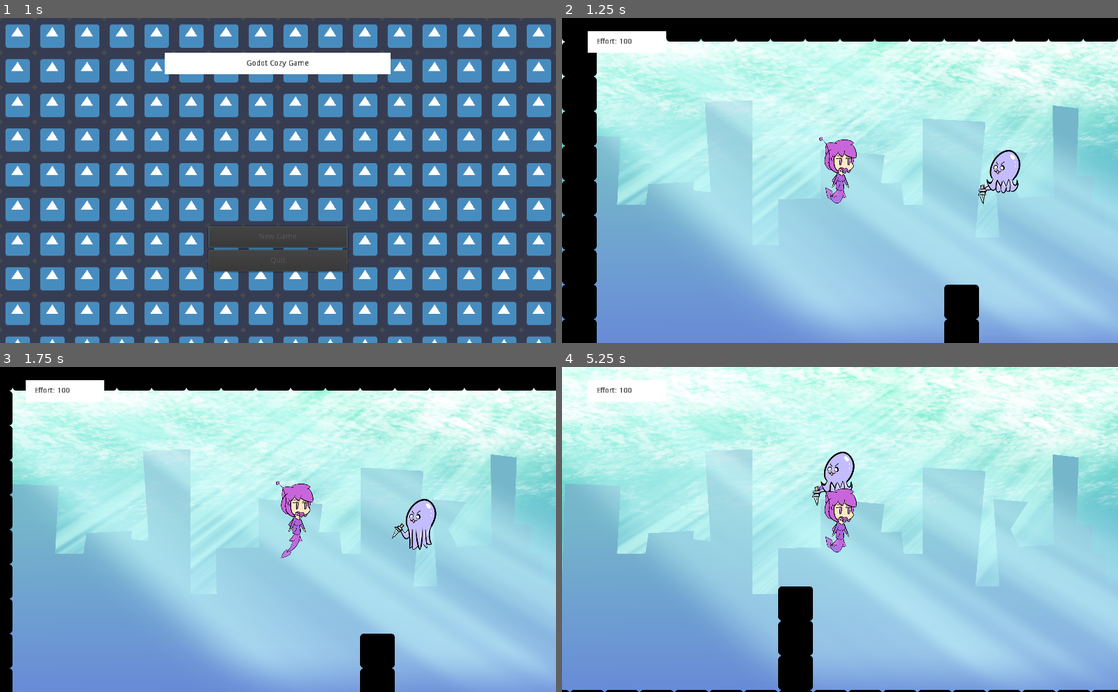
Above: before the commit, frames 1-4 (two rows, left to right).
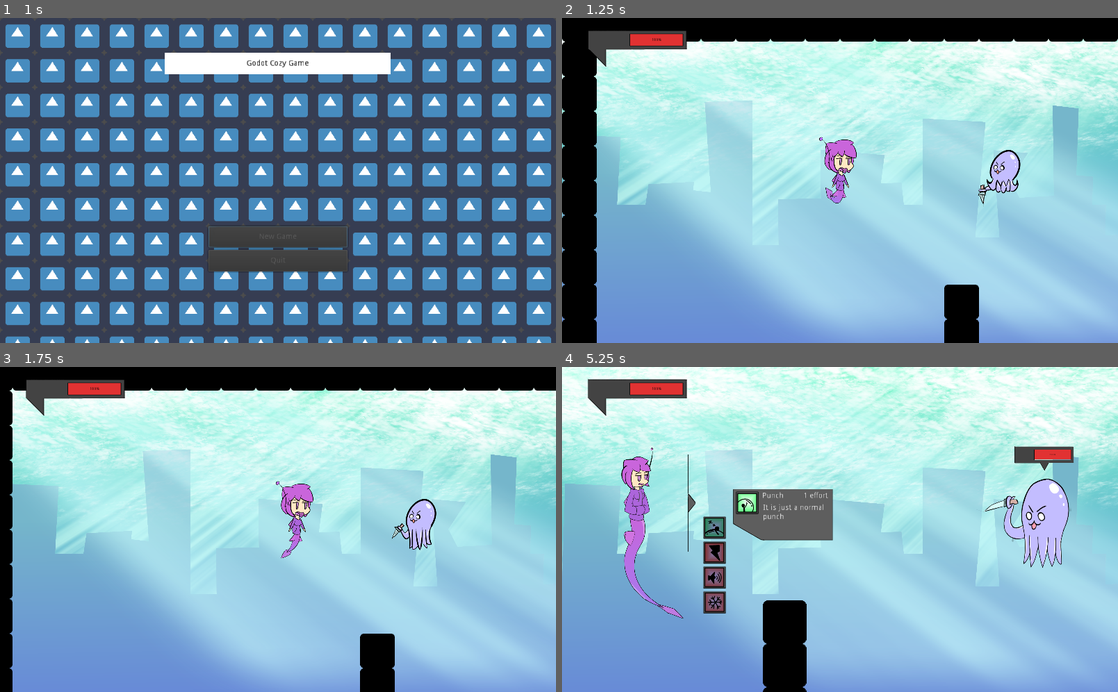
Above: after the commit, the same moments.

Repository: aak270/godot-cozy-game
Game: Godot game, scene res://src/scenes/StartScreen.tscn
Same seed, same stepped clock (60 frames per second), same inputs: the game is played once before the commit and once after it. The engine's default icon, where the game draws it, is replaced by a stand-in: a white triangle on a blue panel in a dark square.
Inputs (mouse positions are in pixels of both pictures, inside the frame that each line leads up to):
- Up to frame 1 (1 s): click "New Game" at 0.5 s
- Up to frame 2 (1.25 s): no input
- Up to frame 3 (1.75 s): tap Enter (ui_accept) at 1.25, 1.52 s; move the mouse to (400, 513) at 1.27 s; hold Right (ui_right) from 1.28 s (still down)
- Up to frame 4 (5.25 s): move the mouse to (728, 545) at 2.02 s; release Right (ui_right) at 2.03 s; hold Down (ui_down) 2.03-2.78 s; tap Enter (ui_accept) at 2.27, 3.77, 4.52 s; move the mouse to (895, 458) at 2.77 s; hold Right (ui_right) 2.78-3.53 s; move the mouse to (812, 594) at 3.52 s; hold Up (ui_up) 3.53-4.28 s; move the mouse to (1006, 578) at 4.27 s; hold Left (ui_left) from 4.28 s (still down); move the mouse to (673, 480) at 5.02 s

Frame 1 is identical in both runs. In frame 2, 1.2% of the frame differs, in the area x 4-23%, y 3-15%; in frame 3, 1.2%; in frame 4, 12%, in the area x 0-100%, y 3-100%.
Error before the commit: Invalid call. Nonexistent function 'instance' in base 'Nil'. (res://src/dialogues/DialoguePlayer.gd:35)

Commit message:
testing

Diff:
--- a/src/GameController.gd
+++ b/src/GameController.gd
@@ -7,6 +7,7 @@
 }
 
 signal effort_changed(value)
+signal enemy_hp_changed(value)
 
 export var combatPositionPlayer: NodePath
 export var combatPositionEnemy: NodePath
@@ -95,3 +96,6 @@
 
 func update_effort(value: int) -> void:
 	emit_signal("effort_changed", value)
+
+func update_enemy_hp(value: int) -> void:
+	emit_signal("enemy_hp_changed", value)
--- a/src/characters/Enemy.gd
+++ b/src/characters/Enemy.gd
@@ -3,11 +3,13 @@
 
 export(Array, String, FILE, "*.wav") var voices_path
 
-export var health: = 5
+export var max_health: = 5
 export var damage: = 10
 export var vn: PackedScene
 
 var voices: = []
+
+var _health: = 1
 
 onready var _overworld: = $Overworld
 onready var _batlle: = $Battle
@@ -15,6 +17,7 @@
 onready var _tween: = $Tween
 
 func _ready() -> void:
+	_health = max_health
 	_batlle.visible = false
 	_anim.play("Ov_Idle")
 
@@ -69,7 +72,8 @@
 		return null
 
 func reduce_health(value: int) -> void:
-	health -= value
+	_health -= value
+	_game_controller.update_enemy_hp(_health * 100 / max_health)
 
 func is_dead() -> bool:
-	return health <= 0
+	return _health <= 0
--- a/src/dialogues/DialoguePlayer.gd
+++ b/src/dialogues/DialoguePlayer.gd
@@ -31,7 +31,7 @@
 	_portrait.hide()
 
 func play(dialogue_list) -> void:
-	if _game_controller.enemy != null:
+	if _game_controller.enemy.vn != null:
 		_enemy_vn = _game_controller.enemy.vn.instance()
 		_portrait.add_child(_enemy_vn)
 		_enemy_vn.hide()
@@ -40,11 +40,6 @@
 	_finished = false
 
 	_portrait.show()
-	if _dialogues[0]["name"] == "Player":
-		_player_vn.show()
-	elif _enemy_vn != null:
-		_enemy_vn.show()
-
 	_panel.show()
 	show_dialogue()
 
--- a/src/scenes/Game.tscn
+++ b/src/scenes/Game.tscn
@@ -18,6 +18,7 @@
 [ext_resource path="res://src/ui/Text_Bubble.png" type="Texture" id=16]
 [ext_resource path="res://src/ui/Text_Bubble_Name.png" type="Texture" id=17]
 [ext_resource path="res://src/characters/Enemy_7/Enemy_7VN.tscn" type="PackedScene" id=18]
+[ext_resource path="res://src/ui/Battle_Gauges.png" type="Texture" id=19]
 
 [sub_resource type="Shader" id=14]
 code = "/*
@@ -388,6 +389,16 @@
 
 [sub_resource type="StyleBoxFlat" id=25]
 bg_color = Color( 1, 0.305882, 0.305882, 1 )
+
+[sub_resource type="StyleBoxFlat" id=42]
+bg_color = Color( 0.882353, 0.196078, 0.196078, 1 )
+
+[sub_resource type="StyleBoxFlat" id=43]
+
+[sub_resource type="StyleBoxFlat" id=44]
+bg_color = Color( 0.882353, 0.196078, 0.196078, 1 )
+
+[sub_resource type="StyleBoxFlat" id=45]
 
 [sub_resource type="ConvexPolygonShape2D" id=5]
 points = PoolVector2Array( 0, 0, 64, 0, 64, 64, 0, 64 )
@@ -932,28 +943,47 @@
 
 [node name="Tween" type="Tween" parent="CombatSystem"]
 
+[node name="EnemyHealth" type="Sprite" parent="CombatSystem"]
+position = Vector2( 888, 169 )
+scale = Vector2( 0.3, 0.3 )
+texture = ExtResource( 19 )
+region_enabled = true
+region_rect = Rect2( 312, 368, 366, 149 )
+
+[node name="ProgressBar" type="ProgressBar" parent="CombatSystem/EnemyHealth"]
+show_behind_parent = true
+margin_left = -60.0
+margin_top = -53.0
+margin_right = 167.0
+margin_bottom = 7.0
+custom_colors/font_color = Color( 0, 0, 0, 1 )
+custom_styles/fg = SubResource( 42 )
+custom_styles/bg = SubResource( 43 )
+value = 100.0
+__meta__ = {
+"_edit_use_anchors_": false
+}
+
 [node name="UILayer" type="CanvasLayer" parent="."]
 script = ExtResource( 12 )
 
-[node name="ColorRect" type="ColorRect" parent="UILayer"]
-margin_left = 48.0
-margin_top = 24.0
-margin_right = 192.0
-margin_bottom = 64.0
-__meta__ = {
-"_edit_use_anchors_": false
-}
-
-[node name="Label" type="Label" parent="UILayer/ColorRect"]
-modulate = Color( 0, 0, 0, 1 )
-anchor_top = 0.5
-anchor_bottom = 0.5
-margin_left = 16.0
-margin_top = -7.0
-margin_right = 76.0
-margin_bottom = 7.0
-text = "Effort: %s"
-valign = 1
+[node name="Effort" type="Sprite" parent="UILayer"]
+position = Vector2( 139, 56 )
+scale = Vector2( 0.5, 0.5 )
+texture = ExtResource( 19 )
+region_enabled = true
+region_rect = Rect2( 314, 636, 366, 135 )
+
+[node name="ProgressBar" type="ProgressBar" parent="UILayer/Effort"]
+show_behind_parent = true
+margin_left = -30.0
+margin_top = -54.0
+margin_right = 170.0
+margin_bottom = -8.0
+custom_colors/font_color = Color( 0, 0, 0, 1 )
+custom_styles/fg = SubResource( 44 )
+custom_styles/bg = SubResource( 45 )
+value = 100.0
 __meta__ = {
 "_edit_use_anchors_": false
 }
@@ -1013,6 +1043,7 @@
 
 [node name="Enemy_7_2" parent="." instance=ExtResource( 11 )]
 position = Vector2( 688, 232 )
+max_health = 10
 
 [node name="Player" parent="." instance=ExtResource( 4 )]
 position = Vector2( 384, 256 )
--- a/src/scenes/World.tscn
+++ b/src/scenes/World.tscn
@@ -1,8 +1,7 @@
-[gd_scene load_steps=18 format=2]
+[gd_scene load_steps=17 format=2]
 
 [ext_resource path="res://src/characters/Enemy_7/Battle_Kodo_Tentas.png" type="Texture" id=1]
 [ext_resource path="res://src/characters/Enemy_7/Battle_Kodo.png" type="Texture" id=2]
-[ext_resource path="res://src/ui/CombatAction.gd" type="Script" id=3]
 [ext_resource path="res://src/characters/Player/TailSheet.png" type="Texture" id=4]
 [ext_resource path="res://src/characters/Player/Battle_Player_Sheet.png" type="Texture" id=6]
 [ext_resource path="res://src/textures/BG_Gradient.png" type="Texture" id=9]
@@ -320,8 +319,13 @@
 [sub_resource type="RectangleShape2D" id=1]
 extents = Vector2( 32.75, 40.5 )
 
-[sub_resource type="StyleBoxFlat" id=30]
-bg_color = Color( 1, 0.305882, 0.305882, 1 )
+[sub_resource type="SpriteFrames" id=21]
+animations = [ {
+"frames": [  ],
+"loop": true,
+"name": "default",
+"speed": 5.0
+} ]
 
 [node name="World" type="Node2D"]
 position = Vector2( 1, 0 )
@@ -551,76 +555,5 @@
 position = Vector2( -2.25, 5.5 )
 shape = SubResource( 1 )
 
-[node name="CombatSystem" type="CanvasLayer" parent="."]
-
-[node name="ButtonContainer" type="HBoxContainer" parent="CombatSystem"]
-visible = false
-anchor_top = 1.0
-anchor_bottom = 1.0
-margin_left = 80.0
-margin_top = -80.0
-margin_right = 280.0
-margin_bottom = -40.0
-__meta__ = {
-"_edit_use_anchors_": false
-}
-
-[node name="Button1" type="Button" parent="CombatSystem/ButtonContainer"]
-margin_right = 64.0
-margin_bottom = 40.0
-text = "Attack 1"
-script = ExtResource( 3 )
-
-[node name="Button2" type="Button" parent="CombatSystem/ButtonContainer"]
-margin_left = 68.0
-margin_right = 132.0
-margin_bottom = 40.0
-text = "Attack 2"
-script = ExtResource( 3 )
-effort_needed = 5
-damage = 10
-
-[node name="Button3" type="Button" parent="CombatSystem/ButtonContainer"]
-margin_left = 136.0
-margin_right = 200.0
-margin_bottom = 40.0
-text = "Attack 3"
-script = ExtResource( 3 )
-effort_needed = 10
-damage = 15
-
-[node name="Keys" type="Control" parent="CombatSystem"]
-anchor_left = 0.5
-anchor_top = 0.5
-anchor_right = 0.5
-anchor_bottom = 0.5
-margin_left = -20.0
-margin_top = -20.0
-margin_right = 20.0
-margin_bottom = 20.0
-__meta__ = {
-"_edit_use_anchors_": false
-}
-
-[node name="ProgressBar" type="ProgressBar" parent="CombatSystem"]
-anchor_left = 0.5
-anchor_top = 0.5
-anchor_right = 0.5
-anchor_bottom = 0.5
-margin_left = -88.0
-margin_top = 44.0
-margin_right = 88.0
-margin_bottom = 58.0
-custom_styles/fg = SubResource( 30 )
-value = 100.0
-percent_visible = false
-__meta__ = {
-"_edit_use_anchors_": false
-}
-
-[node name="Tween" type="Tween" parent="CombatSystem"]
-
-[connection signal="pressed" from="CombatSystem/ButtonContainer/Button1" to="CombatSystem/ButtonContainer/Button1" method="_on_pressed"]
-[connection signal="pressed" from="CombatSystem/ButtonContainer/Button2" to="CombatSystem/ButtonContainer/Button2" method="_on_pressed"]
-[connection signal="pressed" from="CombatSystem/ButtonContainer/Button3" to="CombatSystem/ButtonContainer/Button3" method="_on_pressed"]
-[connection signal="tween_completed" from="CombatSystem/Tween" to="CombatSystem" method="_on_tween_completed"]
+[node name="AnimatedSprite" type="AnimatedSprite" parent="."]
+frames = SubResource( 21 )
--- a/src/ui/CombatAction.gd
+++ b/src/ui/CombatAction.gd
@@ -13,9 +13,18 @@
 onready var _info_box: = $InfoBox
 
 func _ready() -> void:
-	connect("pressed", self, "_on_pressed")
-	connect("focus_entered", self, "_on_focus_entered")
-	connect("focus_exited", self, "_on_focus_exited")
+	var err
+	err = connect("pressed", self, "_on_pressed")
+	if err != OK:
+		print(err)
+
+	err = connect("focus_entered", self, "_on_focus_entered")
+	if err != OK:
+		print(err)
+
+	err = connect("focus_exited", self, "_on_focus_exited")
+	if err != OK:
+		print(err)
 
 	$InfoBox/ActionName.text = action_name
 	$InfoBox/Effort.text = "%s effort" % effort_needed
--- a/src/ui/CombatSystem.gd
+++ b/src/ui/CombatSystem.gd
@@ -28,14 +28,19 @@
 onready var _progress_bar: = $ProgressBar
 onready var _tween: = $Tween
 
+onready var _enemy_health: = $EnemyHealth
+onready var _enemy_health_progree: = $EnemyHealth/ProgressBar
+
 onready var _player: = $"../Player"
 onready var _camera: = $"../Camera2D"
 
 func _ready() -> void:
 	connect("change_action", self, "update_action")
+	game_controller.connect("enemy_hp_changed", self, "update_enemy_hp")
 
 	combat_ui.hide()
 	_progress_bar.hide()
+	_enemy_health.hide()
 
 	_last_action = $CombatUI/ActionController/VBoxContainer/Action1
 
@@ -59,14 +64,6 @@
 	combat_ui.show()
 	_last_action.grab_focus()
 
-func update_action(node) -> void:
-	_tween.interpolate_property(_action_controller, "scroll_vertical",
-		_action_controller.scroll_vertical, node.rect_position.y, 0.1,
-		Tween.TRANS_QUAD, Tween.EASE_IN
-	)
-
-	_tween.start()
-
 func start() -> void:
 	_prompt_started = false
 	_tween.interpolate_property(_camera, "zoom", Vector2(1, 1), Vector2(0.8, 0.8),
@@ -75,6 +72,7 @@
 
 	_tween.start()
 	yield(_tween, "tween_completed")
+	_enemy_health.show()
 
 	set_active()
 	player_turn()
@@ -82,6 +80,7 @@
 func end() -> void:
 	combat_ui.hide()
 	_progress_bar.hide()
+	_enemy_health.hide()
 
 	_tween.interpolate_property(_camera, "zoom", Vector2(0.8, 0.8), Vector2(1, 1),
 		0.5, Tween.TRANS_QUAD, Tween.EASE_IN
@@ -156,6 +155,17 @@
 		yield(game_controller.enemy.attack_end(), "completed")
 		player_turn()
 
+func update_action(node) -> void:
+	_tween.interpolate_property(_action_controller, "scroll_vertical",
+		_action_controller.scroll_vertical, node.rect_position.y, 0.1,
+		Tween.TRANS_QUAD, Tween.EASE_IN
+	)
+
+	_tween.start()
+
+func update_enemy_hp(value) -> void:
+	_enemy_health_progree.value = value
+
 func _on_tween_completed(object: Object, _key: NodePath) -> void:
 	if _prompt_started and object is ProgressBar:
 		stop_prompt()
--- a/src/ui/UI.gd
+++ b/src/ui/UI.gd
@@ -1,6 +1,6 @@
 extends CanvasLayer
 
-onready var _effort: = $ColorRect/Label
+onready var _effort: = $Effort/ProgressBar
 onready var _game_controller: = $"../GameController"
 
 func _ready() -> void:
@@ -10,4 +10,4 @@
 
 func update_effort(value: float) -> void:
 	if _effort != null:
-		_effort.text = "Effort: %s" % value
+		_effort.value = value
Binary file added: assets/BVFX_Enari_Thunder/row-1-column-1.png
Not shown, added: assets/BVFX_Enari_Thunder/row-1-column-1.png.import
Binary file added: assets/BVFX_Enari_Thunder/row-1-column-10.png
Not shown, added: assets/BVFX_Enari_Thunder/row-1-column-10.png.import
Binary file added: assets/BVFX_Enari_Thunder/row-1-column-11.png
Not shown, added: assets/BVFX_Enari_Thunder/row-1-column-11.png.import
Binary file added: assets/BVFX_Enari_Thunder/row-1-column-12.png
Not shown, added: assets/BVFX_Enari_Thunder/row-1-column-12.png.import
Binary file added: assets/BVFX_Enari_Thunder/row-1-column-13.png
Not shown, added: assets/BVFX_Enari_Thunder/row-1-column-13.png.import
Binary file added: assets/BVFX_Enari_Thunder/row-1-column-14.png
Not shown, added: assets/BVFX_Enari_Thunder/row-1-column-14.png.import
(and 41 more such lines)
